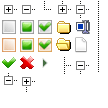
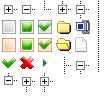
Layers edited between the first and the second w=108, h=108 image:
removed layer "图层 15" over [40, 73, 53, 92]
added layer "图层 16" over [40, 73, 53, 92]
